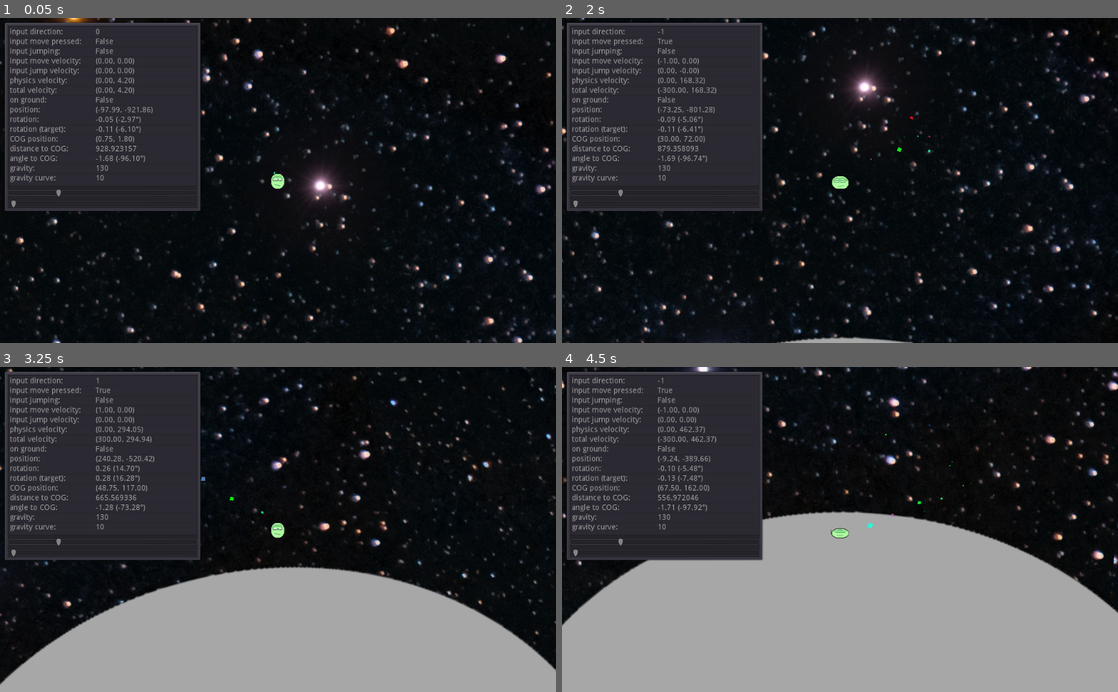
Above: before the commit, frames 1-4 (two rows, left to right).
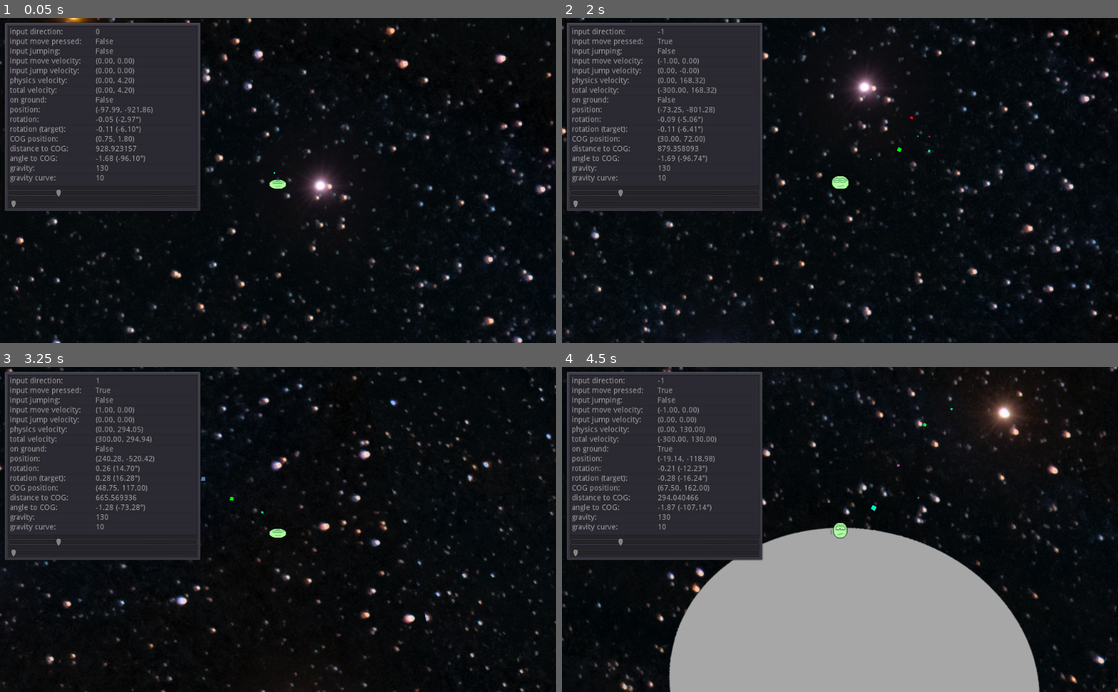
Above: after the commit, the same moments.

Repository: kellyelton/Experiments
Game: Godot game, scene res://lvl1.tscn
Two runs of this game, one before a commit and one after it. Both use one fixed random seed, a clock stepped at 60 frames per second and the inputs below.
Inputs:
- Up to frame 1 (0.05 s): no input
- Up to frame 2 (2 s): hold Right (move_right) 0.53-1.28 s; tap Z (toggle_quick_zoom_out) at 0.6, 1.35 s; tap Space (jump) at 0.77, 1.52 s; hold Left (move_left) from 1.28 s (still down)
- Up to frame 3 (3.25 s): release Left (move_left) at 2.03 s; hold Right (move_right) from 2.03 s (still down); tap Z (toggle_quick_zoom_out) at 2.1, 2.85 s; tap Space (jump) at 3.02 s
- Up to frame 4 (4.5 s): release Right (move_right) at 3.53 s; hold Left (move_left) from 3.53 s (still down); tap Z (toggle_quick_zoom_out) at 3.6, 4.35 s; tap Space (jump) at 3.77 s

The runs differ from the first frame. In frame 1, less than 0.1% of the frame differs, in the area x 48-52%, y 47-53%; in frame 2, 0.3%; in frame 3, 28%, in the area x 0-100%, y 47-100%; in frame 4, 22%.

Commit message:
modify colliders

Diff:
--- a/src/GD009/lvl1.tscn
+++ b/src/GD009/lvl1.tscn
@@ -39,7 +39,7 @@
 hue_variation_random = 1.0
 
 [sub_resource type="CapsuleShape2D" id=1]
-radius = 266.0
+radius = 267.0
 height = 133.0
 
 [sub_resource type="CircleShape2D" id=2]
@@ -61,7 +61,6 @@
 texture = ExtResource( 4 )
 
 [node name="StaticBody2D" type="StaticBody2D" parent="." groups=["ground"]]
-scale = Vector2( 2, 2 )
 collision_layer = 2
 collision_mask = 2
 
@@ -82,6 +81,7 @@
 [node name="CollisionShape2D" type="CollisionShape2D" parent="StaticBody2D"]
 rotation = 1.5708
 shape = SubResource( 1 )
+one_way_collision_margin = 12.9
 __meta__ = {
 "_edit_lock_": true
 }
--- a/src/GD009/player.tscn
+++ b/src/GD009/player.tscn
@@ -73,15 +73,14 @@
 } ]
 
 [sub_resource type="CapsuleShape2D" id=6]
-radius = 17.0
+radius = 14.0
 height = 0.0
 
 [sub_resource type="CapsuleShape2D" id=7]
-radius = 1.01399
-height = 19.972
+radius = 5.00699
+height = 13.986
 
 [node name="Player" type="KinematicBody2D"]
-collision_layer = 3
 collision_mask = 3
 script = ExtResource( 2 )
 
@@ -96,6 +95,7 @@
 [node name="AnimatedSprite" type="AnimatedSprite" parent="."]
 frames = SubResource( 1 )
 animation = "walk"
+frame = 2
 playing = true
 
 [node name="Particles2D2" type="Particles2D" parent="."]
@@ -106,7 +106,6 @@
 process_material = SubResource( 8 )
 
 [node name="CollisionShape2D" type="CollisionShape2D" parent="."]
-position = Vector2( 0, 2 )
 shape = SubResource( 6 )
 
 [node name="IsGroundedArea" type="Area2D" parent="."]
@@ -115,7 +114,7 @@
 
 [node name="CollisionShape2D2" type="CollisionShape2D" parent="IsGroundedArea"]
 modulate = Color( 1, 0, 0, 1 )
-position = Vector2( 1.33227e-15, 15 )
+position = Vector2( 1.33227e-15, 19 )
 rotation = -1.57313
 shape = SubResource( 7 )
 
